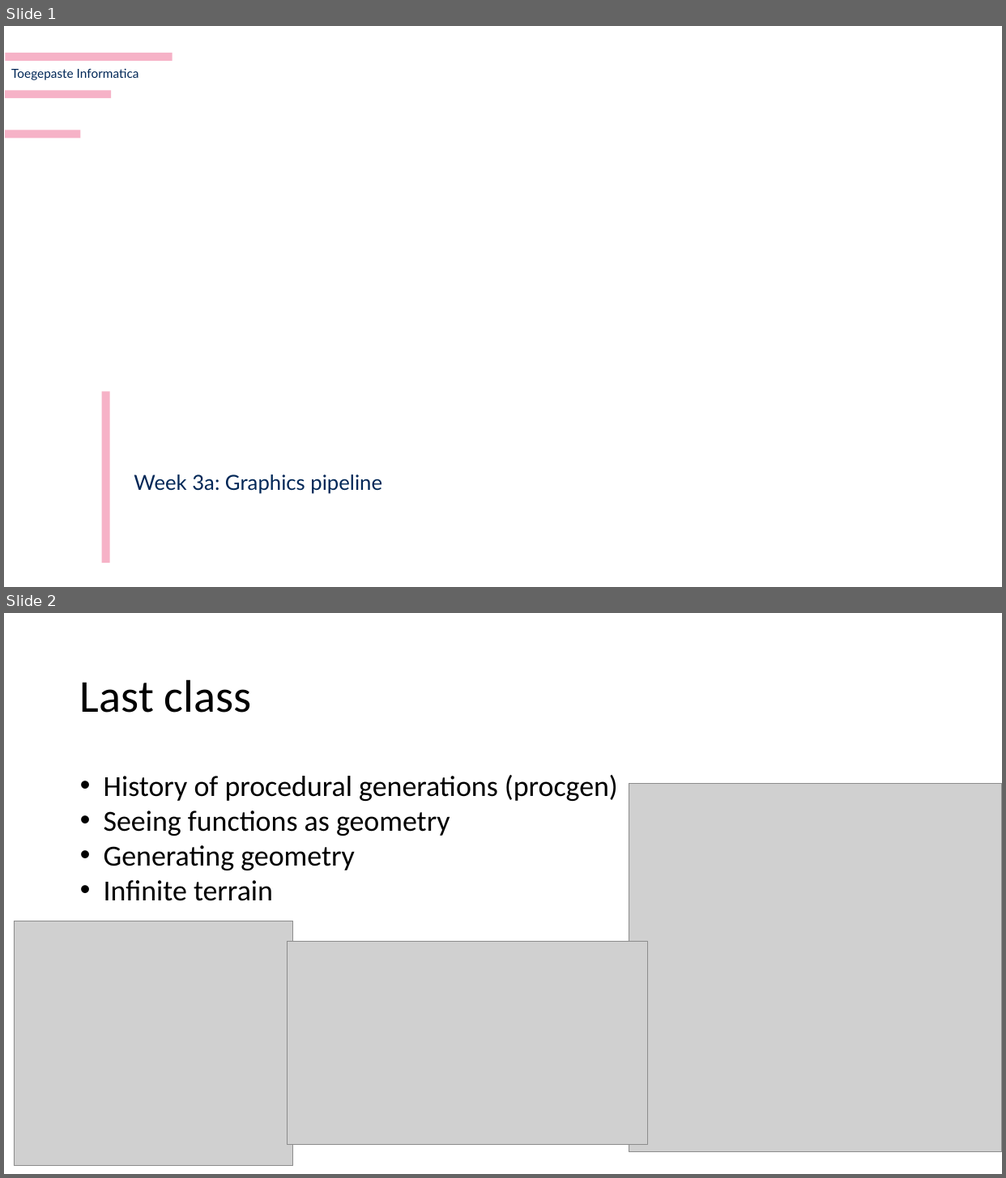
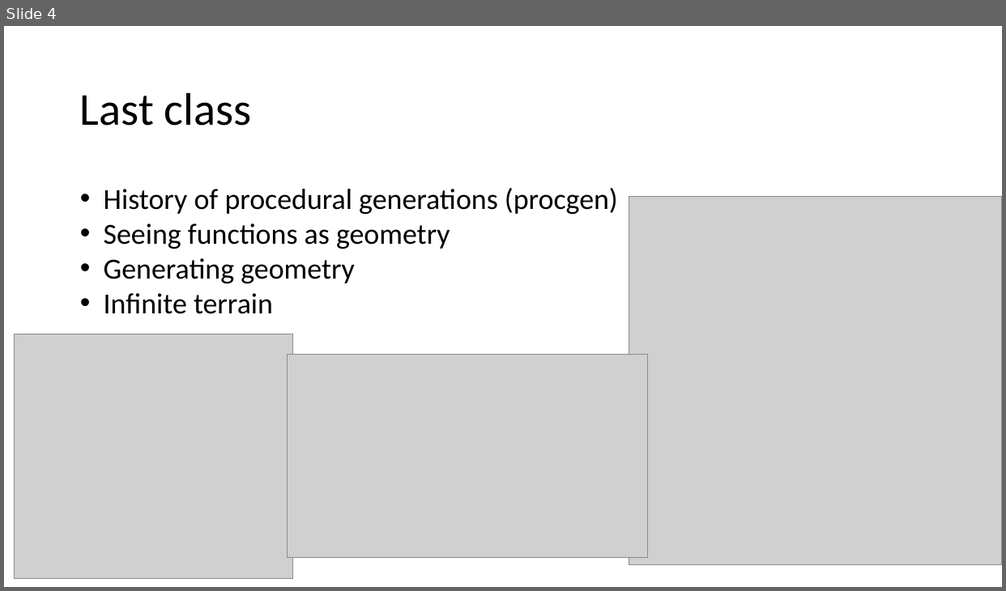
Before and after one commit to harveypekar/3dgraphics, a slide deck: course/3d_slides_w6.pptx. Shown one above the other, each under a label of ours: slides 1 and 2 before the commit, slide 4 after it. The pictures are 1006x1178 and 1006x591 pixels, drawn with LibreOffice and Linux fonts; fonts in the diff are those of the drawing; grey boxes stand for pictures; background and template pictures are left out. Boxes give left, top, right and bottom in pixels: in the first picture for what was removed or moved away, otherwise in the second. Text is boxed around its words. In the diff, an @@ line names an element or a change of style, - is before the commit and + after.

```diff
--- a/course/3d_slides_w6.pptx
+++ b/course/3d_slides_w6.pptx
@@ slide 1 removed at <box>4,26,1002,587</box>, background #FFFFFF @@
@@ math minus removed at <box>4,40,202,73</box> @@
@@ text removed at <box>11,68,139,80</box> @@
-Toegepaste Informatica
@@ math minus removed at <box>4,77,130,110</box> @@
@@ math minus removed at <box>4,118,94,151</box> @@
@@ math minus removed at <box>89,361,122,587</box> @@
@@ text removed at <box>134,475,382,494</box> @@
-Week 3a: Graphics pipeline
@@ what was slide 2 is now slide 4 @@
```
Also in this commit, not shown: 4 slides changed, 16 slides added, 5 other slides removed.
